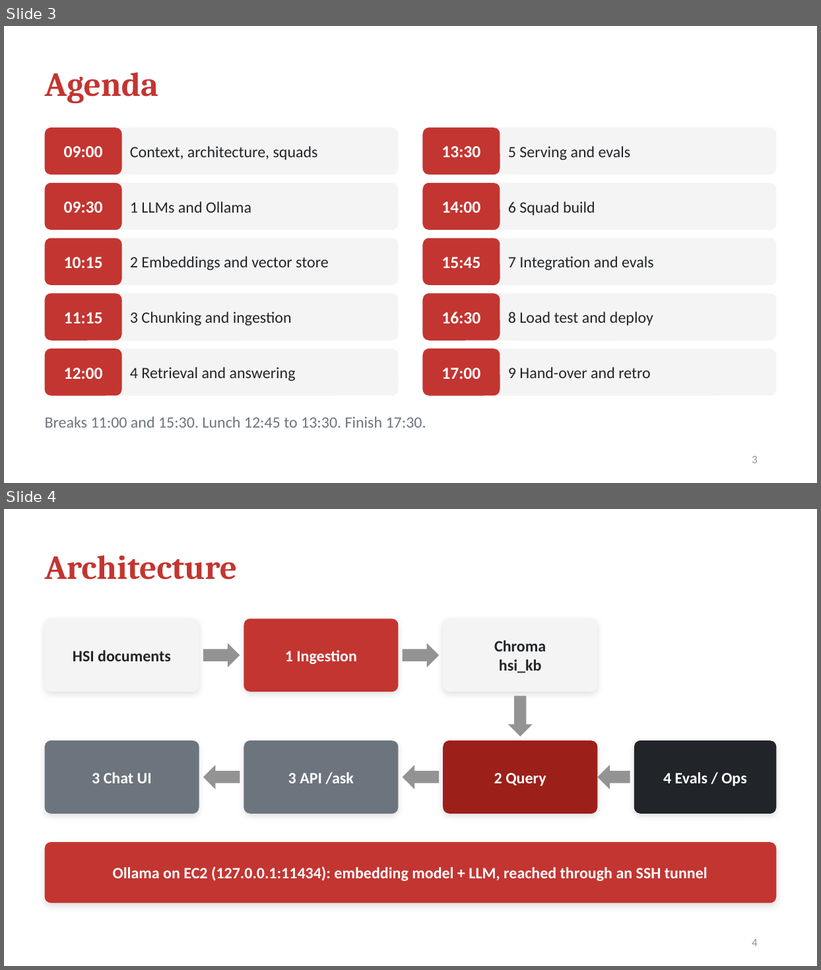
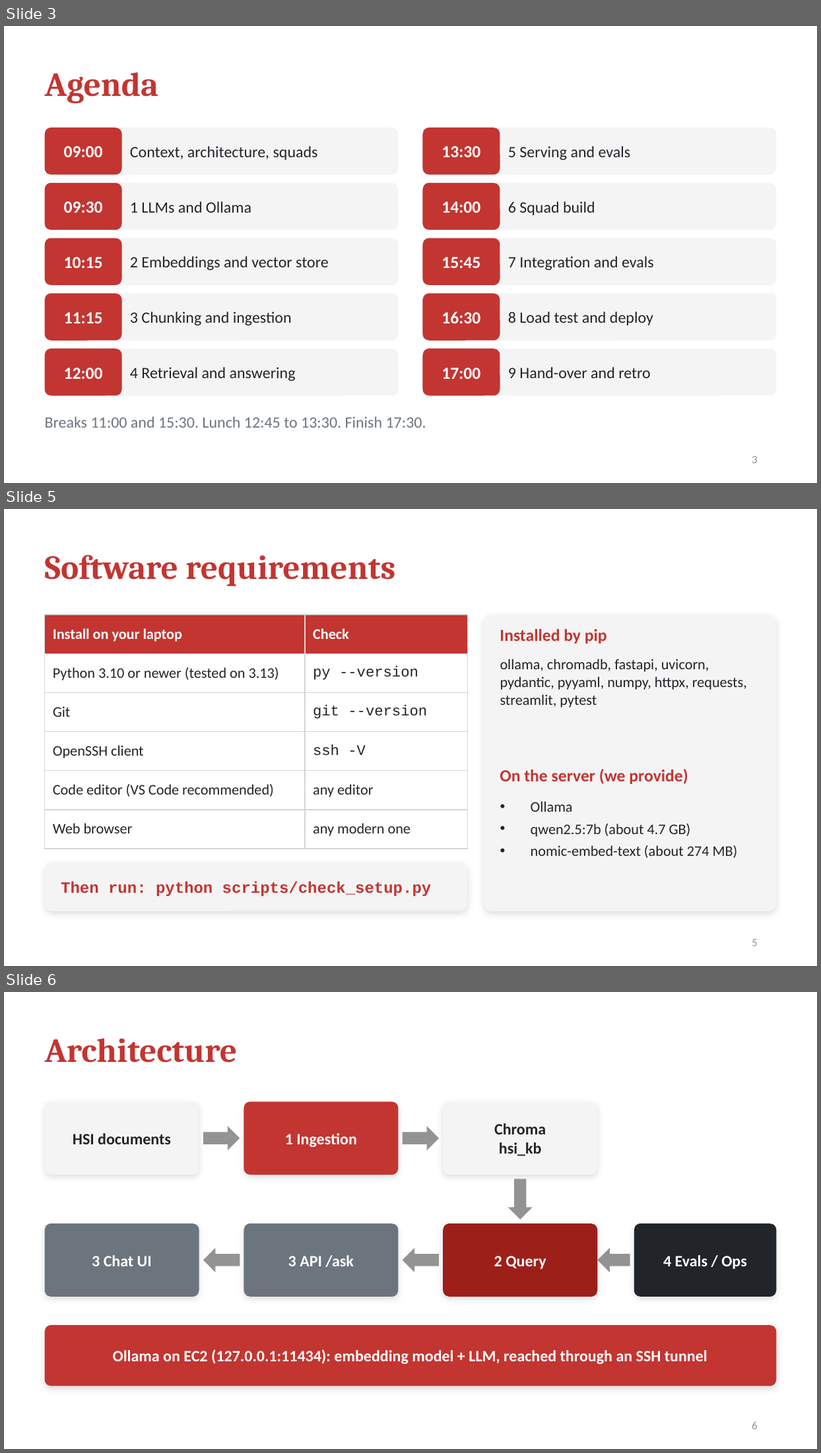
Before and after one commit to arshdeep-bengaluru/hsi-ai-training, a slide deck: slides/HSI_RAG_Dev_Workshop.pptx. Shown one above the other, each under a label of ours: slides 3 and 4 before the commit, slides 3, 5 and 6 after it; the slides between them are not shown. The pictures are 821x970 and 821x1453 pixels, drawn with LibreOffice and Linux fonts; fonts in the diff are those of the drawing. Boxes give left, top, right and bottom in pixels: in the first picture for what was removed or moved away, otherwise in the second. Text is boxed around its words. In the diff, an @@ line names an element or a change of style, - is before the commit and + after.

```diff
--- a/slides/HSI_RAG_Dev_Workshop.pptx
+++ b/slides/HSI_RAG_Dev_Workshop.pptx
@@ slide 5 added at [4, 509, 817, 966], background #FFFFFF @@
@@ title added at [45, 555, 395, 586], 30 pt, text #C33531, bold @@
+Software requirements
@@ table added at [45, 615, 467, 839], 6 rows, 2 columns @@
+Install on your laptop | Check
+Python 3.10 or newer (tested on 3.13) | py --version
+Git | git --version
+OpenSSH client | ssh -V
+Code editor (VS Code recommended) | any editor
+Web browser | any modern one
@@ rounded rectangle added at [484, 615, 776, 912], fill #F4F4F4 @@
@@ text added at [500, 629, 607, 644], 15 pt, text #C33531, bold @@
+Installed by pip
@@ text added at [500, 659, 747, 708], 13 pt, text #212529 @@
+ollama, chromadb, fastapi, uvicorn, pydantic, pyyaml, numpy, httpx, requests, streamlit, pytest
@@ text added at [500, 769, 688, 784], 15 pt, text #C33531, bold @@
+On the server (we provide)
@@ text added at [531, 801, 738, 858], 13 pt, text #212529 @@
+• Ollama
+• qwen2.5:7b (about 4.7 GB)
+• nomic-embed-text (about 274 MB)
@@ rounded rectangle added at [45, 863, 467, 912], fill #F4F4F4 @@
@@ text added at [61, 881, 432, 896], 14 pt, text #C33531, bold @@
+Then run: python scripts/check_setup.py
@@ page number added at [752, 939, 758, 947], 10 pt, text #939393 @@
+5
@@ what was slide 4 is now slide 6 @@
@@ page number at [752, 1422, 758, 1430]: text changed @@
-4
+6
```
Also in this commit, not shown: 1 slide changed, 1 other slide added, 3 other files.
